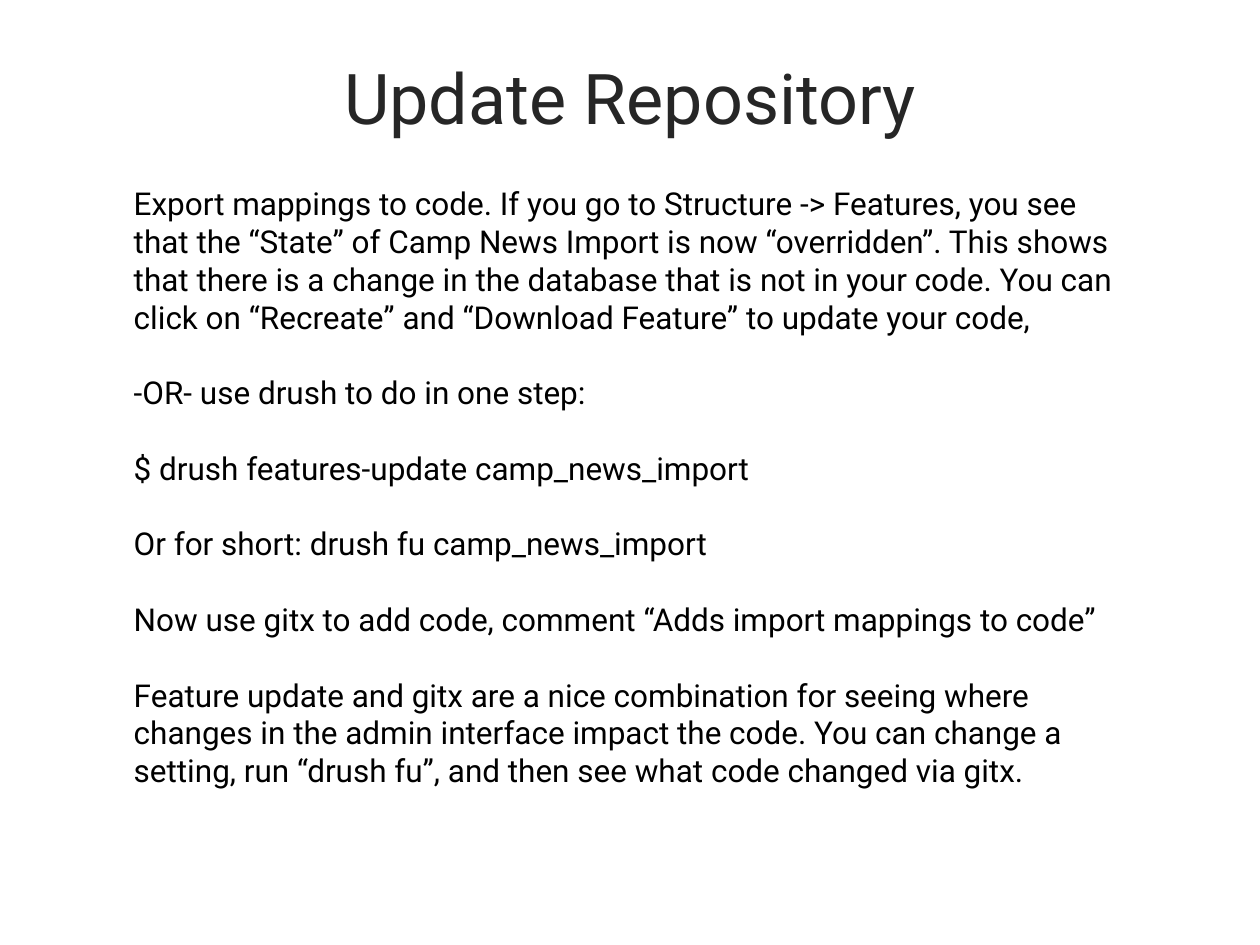
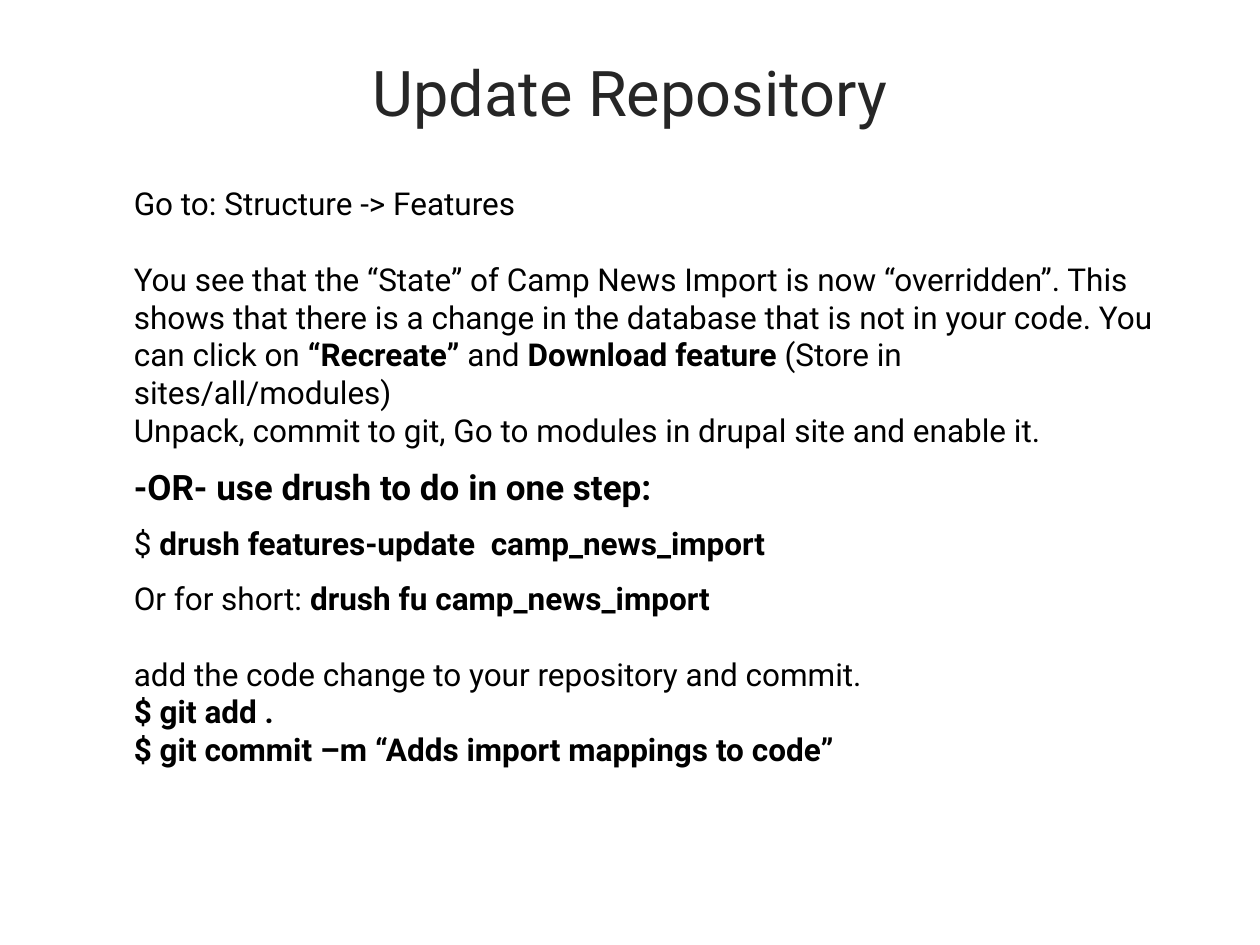
Before and after one commit to ebanford/news-features-start, a slide deck: slide 30 of FeedsDemoPresentation.pptx (slide 32 before the commit). Drawn at 1260x945 pixels with LibreOffice and Linux fonts; fonts in the diff are those of the drawing; background and template pictures are left out. Boxes give left, top, right and bottom in pixels: in the first picture for what was removed or moved away, otherwise in the second. Text is boxed around its words. In the diff, an @@ line names an element or a change of style, - is before the commit and + after.

```diff
--- a/FeedsDemoPresentation.pptx
+++ b/FeedsDemoPresentation.pptx
@@ title "Update Repository" at [373,68,887,130]: size 40 to 36 pt @@
@@ text at [134,192,1152,449]: text changed @@
-Export mappings to code. If you go to Structure -> Features, you see that the “State” of Camp News Import is now “overridden”. This shows that there is a change in the database that is not in your code. You can click on “Recreate” and “Download Feature” to update your code,
+Go to: Structure -> Features
+You see that the “State” of Camp News Import is now “overridden”. This shows that there is a change in the database that is not in your code. You can click on “Recreate” and Download feature (Store in sites/all/modules)
+Unpack, commit to git, Go to modules in drupal site and enable it.
@@ text at [134,473,765,617]: size 18 to 20 pt in "-OR- use drush to do in one ..."; bold on in "-OR- use drush to do in one ...", "drush features-update camp_news_import", "drush fu camp_news_import" @@
@@ text at [134,662,862,768]: text changed; bold on @@
-Now use gitx to add code, comment “Adds import mappings to code”
-Feature update and gitx are a nice combination for seeing where changes in the admin interface impact the code. You can change a setting, run “drush fu”, and then see what code changed via gitx.
+add the code change to your repository and commit.
+$ git add .
+$ git commit –m “Adds import mappings to code”
```
Also in this commit, not shown: 32 other slides changed, 2 slides added, 5 slides removed, 1 other file.
